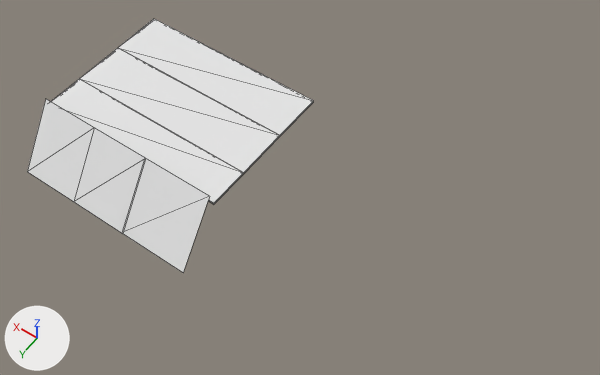
The glTF model assets/scene/merged-meshes/-1_0_1_MI_Roof01_BC.gltf, before and after one commit.
Camera for both pictures: a 50 mm camera at (-35.7, 35.5, 78.9) aimed at (-11.2, 1.2, 25.0). The axes (+X, +Y, +Z) are drawn at lower left. The lights are the same throughout. Mesh edges are drawn as thin lines. Vertices at the same position are counted once.
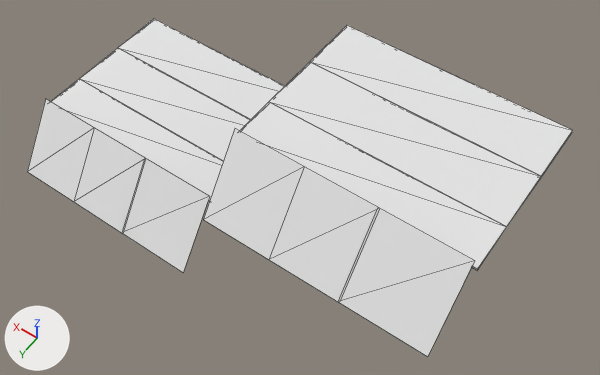
The newer file is also turned or shifted as a whole; pictures and numbers use the older file's frame.

Pixel boxes (x1, y1, x2, y2) of what changed, in the pictures (600 x 375 px):
'Mesh', reshaped (90% wider, 33% taller): before (27, 19, 314, 272); after (27, 19, 573, 357)
part 1 of me_1_0_1_mi_roof01_bc, added: after (203, 129, 304, 259)
part 2 of me_1_0_1_mi_roof01_bc, added: after (269, 167, 378, 302)
part 3 of me_1_0_1_mi_roof01_bc, added: after (338, 208, 475, 357)
part 4 of me_1_0_1_mi_roof01_bc, added: after (240, 62, 541, 270)
part 5 of me_1_0_1_mi_roof01_bc, added: after (310, 25, 573, 177)

Diff of the bpy script that builds the scene:
```diff
--- a/assets/scene/merged-meshes/-1_0_1_MI_Roof01_BC.gltf.py
+++ b/assets/scene/merged-meshes/-1_0_1_MI_Roof01_BC.gltf.py
@@ me_1_0_1_mi_roof01_bc @@
 me_1_0_1_mi_roof01_bc.from_pydata(...)  # 34 vertices, 42 faces; spans x -5.9..13.6, y -8.4..10.4, z 18.6..24.7
 # used by ob_mesh; location = (0.0, 0.0, 0.0)
+# me_1_0_1_mi_roof01_bc part 1: the loose piece of 4 vertices spanning x 1.5..7.5, y 6.1..10.4, z 18.6..24.7 is copied, and the copy is moved by (-16.5, 0.0, 10.5); it spans x -15.0..-9.0, y 6.1..10.4, z 29.1..35.2
+# me_1_0_1_mi_roof01_bc part 2: the loose piece of 4 vertices spanning x 1.5..7.5, y 6.1..10.4, z 18.6..24.7 is copied, and the copy is moved by (-22.5, 0.0, 10.5); it spans x -21.0..-15.0, y 6.1..10.4, z 29.1..35.2
+# me_1_0_1_mi_roof01_bc part 3: the loose piece of 4 vertices spanning x -5.5..1.6, y 6.1..10.4, z 18.6..24.7 is copied, and the copy is moved by (-22.5, 0.0, 10.5); it spans x -28.0..-20.9, y 6.1..10.4, z 29.1..35.2
+# me_1_0_1_mi_roof01_bc part 4: the loose piece of 14 vertices spanning x -5.9..13.6, y -3.2..6.0, z 23.7..23.9 is copied, and the copy is moved by (-22.5, 0.0, 10.5); it spans x -28.4..-8.9, y -3.2..6.0, z 34.2..34.4
+# me_1_0_1_mi_roof01_bc part 5: a new loose piece, a box spanning x -28.36..-8.95, y -8.39..-3.19, z 34.22..34.42
```
